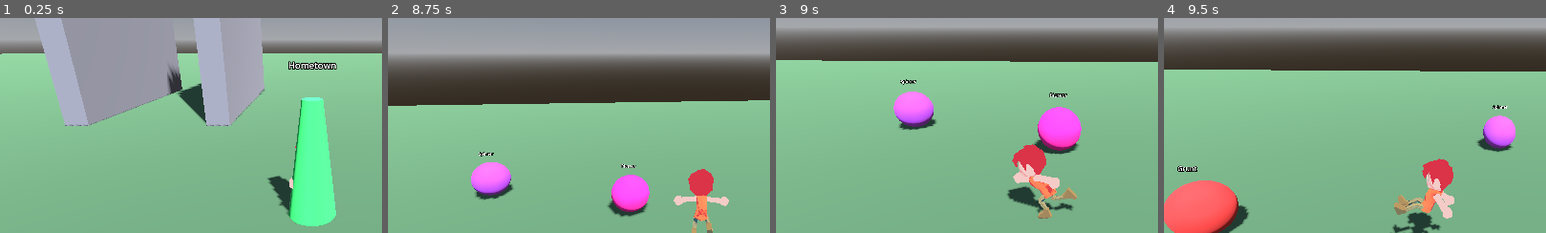
Above: before the commit, frames 1-4 (left to right).
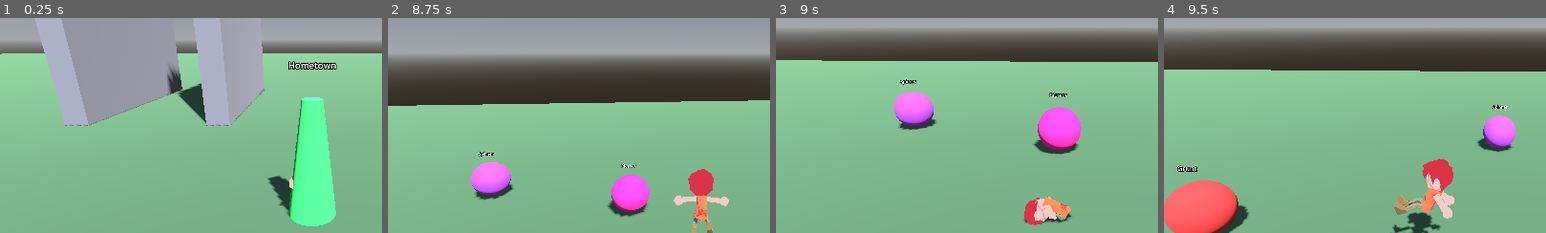
Above: after the commit, the same moments.

Repository: doggoanim/Krits
Game: Godot game, scene res://main.tscn
Two runs of this game, one before a commit and one after it. Both use one fixed random seed, a clock stepped at 60 frames per second and the inputs below.
Inputs (mouse positions are % of the whole screen's width and height, from its top left):
- Up to frame 1 (0.25 s): no input
- Up to frame 2 (8.75 s): tap Enter at 0.5 s; move the mouse to (55, 50) at 0.52 s; hold Ctrl (crouch_pound) 0.53-1.28 s; hold W (move_forward) 0.53-5.78 s; tap Space (jump) at 0.77, 1.52, 3.02, 3.77, 4.52, 6.02, 6.77, 7.52 s; move the mouse to (45, 50) at 1.27 s; tap E (interact) every 2.25 s from 1.35 to 8.1 s; move the mouse to (52, 48) at 2.02 s; hold Shift (roll_dive) 2.03-2.78 s; move the mouse to (49, 52) at 2.77 s; tap Ctrl (crouch_pound) at 2.85, 7.35 s; move the mouse to (57, 51) at 3.52 s; move the mouse to (42, 49) at 4.27 s; tap Shift (roll_dive) at 4.35 s; move the mouse to (51, 50) at 5.02 s; hold Ctrl (crouch_pound) 5.03-5.78 s; move the mouse to (46, 48) at 5.77 s; hold D (move_right) 5.78-6.53 s; move the mouse to (55, 50) at 6.52 s; hold Shift (roll_dive) 6.53-7.28 s; hold W (move_forward) from 6.53 s (still down); move the mouse to (45, 50) at 7.27 s; move the mouse to (52, 48) at 8.02 s
- Up to frame 3 (9 s): move the mouse to (49, 52) at 8.77 s; release W (move_forward) at 8.78 s; hold A (move_left) from 8.78 s (still down); tap Shift (roll_dive) at 8.85 s
- Up to frame 4 (9.5 s): keep holding A (move_left); tap Space (jump) at 9.02 s
The pictures show only the part of the screen within x 9-59%, y 19-69%; the shares and areas given below are measured in that part.

Frames 1-2 are identical in both runs. In frame 3, 3.6% of the frame differs, in the area x 60-79%, y 58-97%; in frame 4, nothing differs.

Commit message:
Fix roll animation: clip was renamed from roll_loop to roll
The diagnostic print confirmed it — the model's actual clip list has
"roll", not "roll_loop" (renamed in the latest re-export, presumably when
it went from a static placeholder to the hand-animated version). PlayerVisual
was still looking up the old name, so has_animation() failed silently and
play() always no-op'ed for it — explaining why rolling never animated at all.

Co-Authored-By: Claude Sonnet 5 <noreply@anthropic.com>
Claude-Session: https://claude.ai/code/session_01TYpdm1jACUqsWG6yyTxbgm

Diff:
--- a/player/player_visual.gd
+++ b/player/player_visual.gd
@@ -13,7 +13,7 @@
 const ANIM_RUN := &"run"
 const ANIM_JUMP_START := &"jump_start"
 const ANIM_FALLING := &"falling"
-const ANIM_ROLL := &"roll_loop"
+const ANIM_ROLL := &"roll"
 const ANIM_DIVE := &"air_dive"
 const ANIM_LONG_JUMP := &"long_jump"
 const ANIM_POUND := &"ground_pound"
